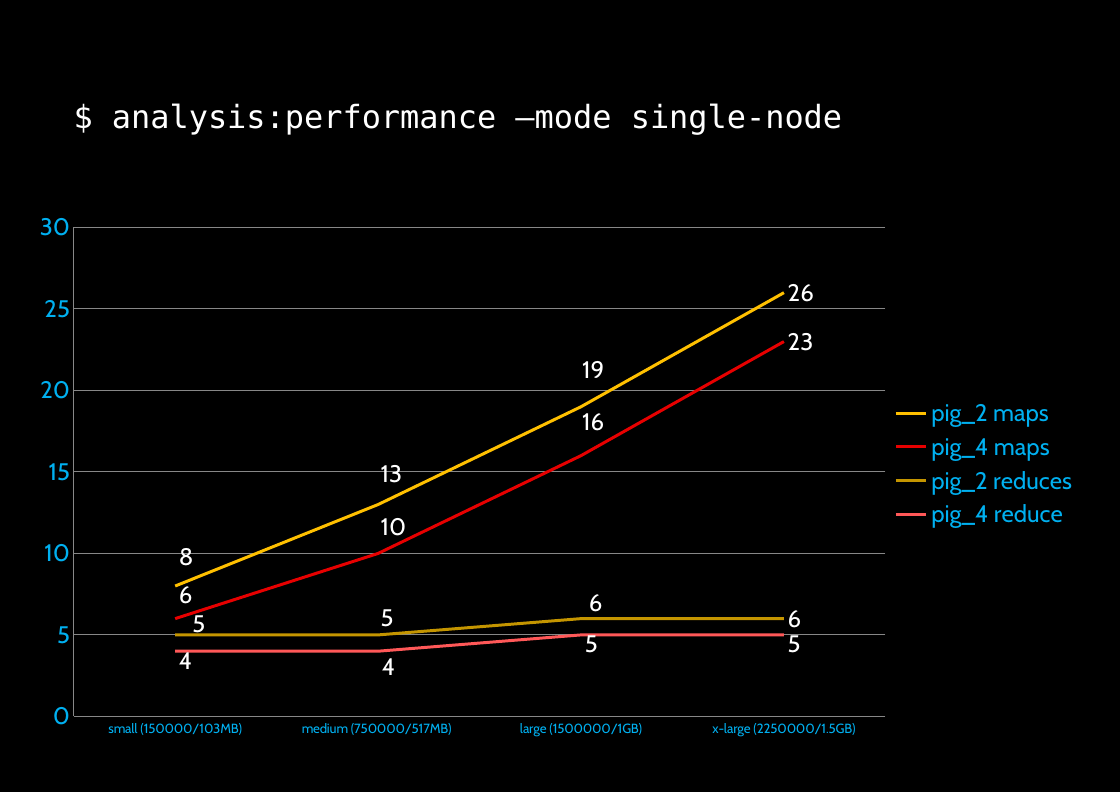
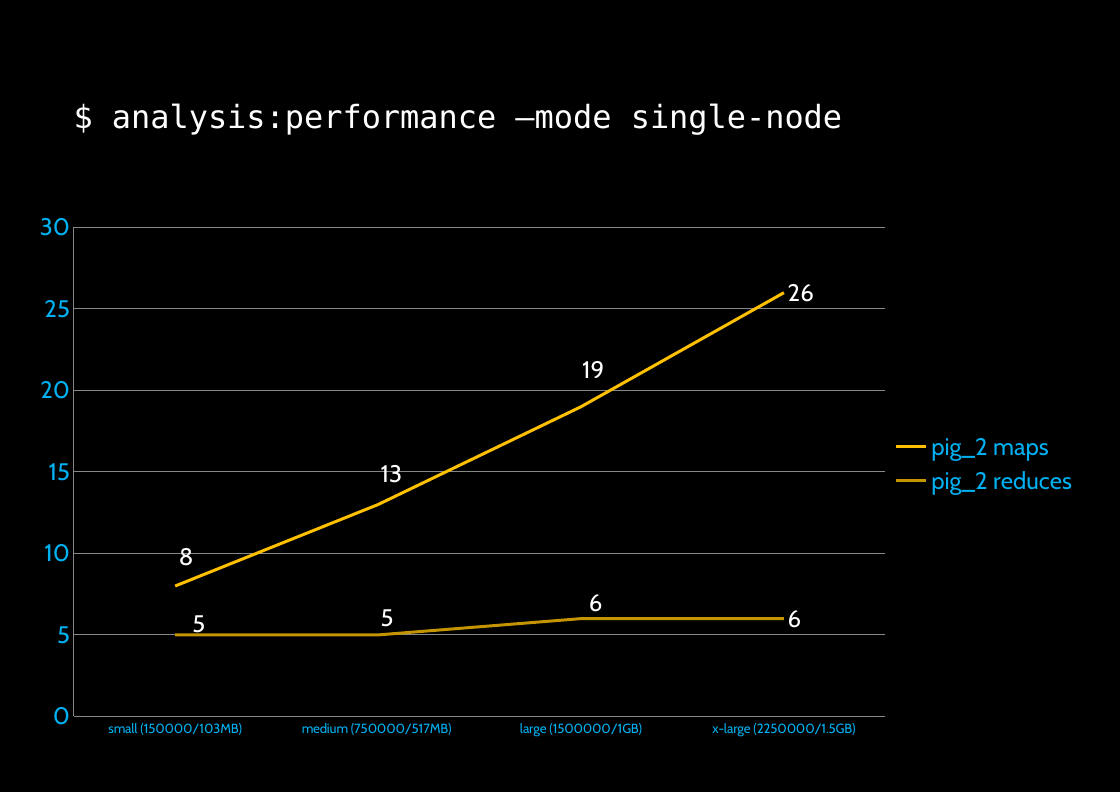
Before and after one commit to dzamurovic/coding-serbia-2014, a slide deck: slide 46 of coding-serbia.pptx. Drawn at 1120x792 pixels with LibreOffice and Linux fonts; fonts in the diff are those of the drawing. Boxes give left, top, right and bottom in pixels: in the first picture for what was removed or moved away, otherwise in the second. Text is boxed around its words. In the diff, an @@ line names an element or a change of style, - is before the commit and + after.

Commit message:
Modified presentation.

```diff
--- a/coding-serbia.pptx
+++ b/coding-serbia.pptx
@@ line chart at bbox=[39, 177, 1088, 750] @@
-pig_4 maps: 6, 10, 16, 23
+pig_2 reduces: 5, 5, 6, 6
@@ colour of pig_2 reduces #E70000 to #C49500 @@
-pig_2 reduces: 5, 5, 6, 6
-pig_4 reduce: 4, 4, 5, 5
```
Also in this commit, not shown: 1 other slide changed, 1 slide added, 1 slide removed.
